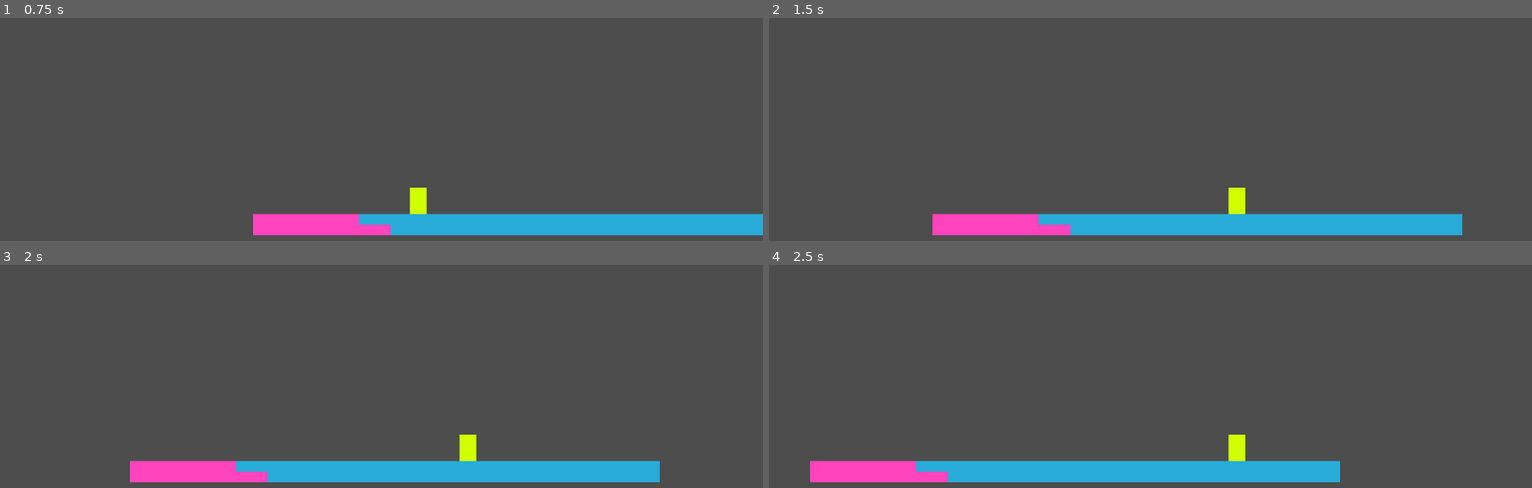
Above: before the commit, frames 1-4 (two rows, left to right).
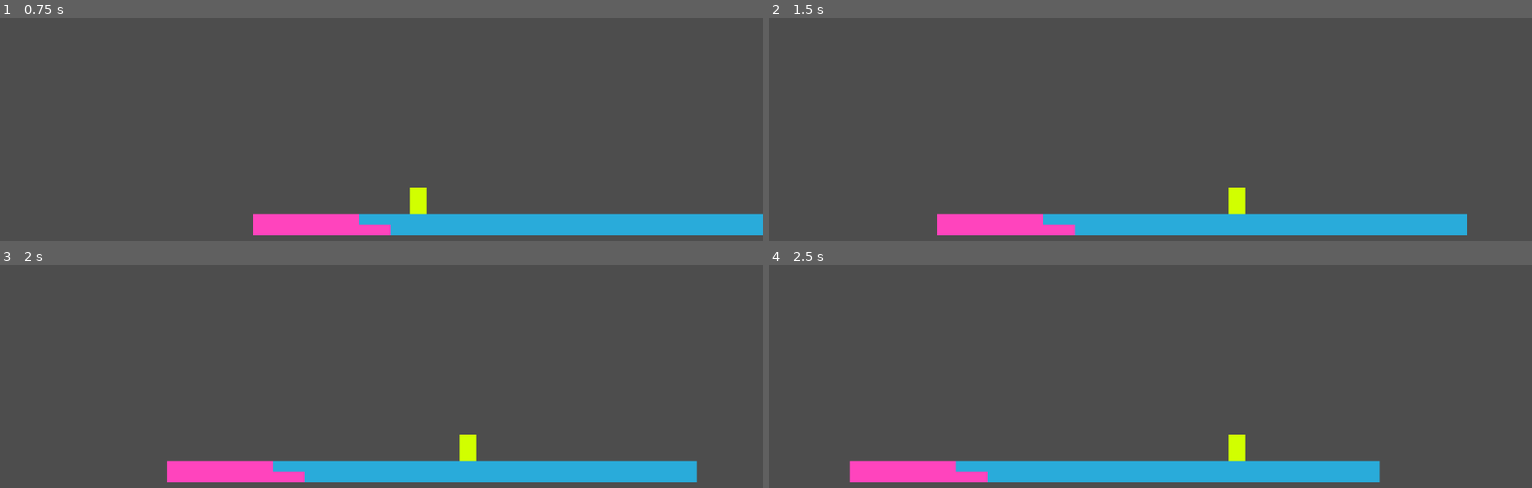
Above: after the commit, the same moments.

Repository: JamesJamesJamesJamesJamesJames/mining-game
Game: Godot game, scene res://Scenes/game.tscn
The game is run twice, just before and just after one commit, with the same random seed, the same clock (stepped at 60 frames per second) and the same inputs.
Inputs (mouse positions are in pixels of both pictures, inside the frame that each line leads up to):
- Up to frame 1 (0.75 s): tap Enter (ui_accept) at 0.5 s; move the mouse to (259, 218) at 0.52 s; press the mouse at (259, 218) at 0.53 s; hold D (move_right) from 0.53 s (still down)
- Up to frame 2 (1.5 s): tap W (jump) at 0.77 s; move the mouse to (975, 229) at 1.27 s; release D (move_right) at 1.28 s; release the mouse at (975, 229) at 1.28 s; hold S from 1.28 s (still down); click (975, 229) at 1.35 s
- Up to frame 3 (2 s): keep holding S; tap W (jump) at 1.52 s
- Up to frame 4 (2.5 s): move the mouse to (913, 465) at 2.02 s; release S at 2.03 s; hold D (move_right) from 2.03 s (still down); hold F from 2.03 s (still down); click (913, 465) at 2.3 s

Frame 1 is identical in both runs. In frame 2, 0.2% of the frame differs, in the area x 21-92%, y 87-98%; in frame 3, 1.5%; in frame 4, 1.6%, in the area x 5-81%, y 87-98%.

Commit message:
Fixed mining

Diff:
--- a/Scenes/Environment/Tiles/breakable.gd
+++ b/Scenes/Environment/Tiles/breakable.gd
@@ -12,6 +12,5 @@
 	# Test code to visualize breaking
 	var shade = remap(break_progress, 0, max_break, 1, 0)
 	breakable.modulate = Color(shade, shade, shade)
-	print(shade)
 
 	#break_progress += .1
--- a/Scenes/Units/Player/player.gd
+++ b/Scenes/Units/Player/player.gd
@@ -1,14 +1,24 @@
 extends CharacterBody2D
+
+@export_category("Mining")
+@export var mining_distance := 80
+@export var minecast_interval := .5
 
 func _ready() -> void:
 	return
 
 func _physics_process(delta: float) -> void:
 	if Input.is_action_pressed("mine"):
-		$MiningCast.target_position = get_local_mouse_position()
-		$MiningCast.enabled = true
+		$MineCast.enabled = true
+		$MineCast.target_position = Vector2(mining_distance, 0)
 
-		if $MiningCast.get_collider() == Global.curr_tile and Global.curr_tile:
-			Global.curr_tile.get_node("Breakable").break_progress += .1
+		var num_rotations = 360 / minecast_interval
+		while num_rotations != 0:
+			$MineCast.force_raycast_update()
+			if Global.curr_tile and $MineCast.get_collider() == Global.curr_tile:
+				Global.curr_tile.get_node("Breakable").break_progress += .1
+				break
+			$MineCast.target_position = $MineCast.target_position.rotated(minecast_interval)
+			num_rotations -= 1
 	else:
-		$MiningCast.enabled = false
+		$MineCast.enabled = false
--- a/Scenes/Units/Player/player.tscn
+++ b/Scenes/Units/Player/player.tscn
@@ -34,5 +34,5 @@
 SPEED = 300
 JUMP_VEL = 600
 
-[node name="MiningCast" type="RayCast2D" parent="."]
+[node name="MineCast" type="RayCast2D" parent="."]
 enabled = false
--- a/Scenes/Units/Player/player_movement.gd
+++ b/Scenes/Units/Player/player_movement.gd
@@ -4,6 +4,7 @@
 @export_category("Constants")
 @export var SPEED := 200
 @export var JUMP_VEL := 400
+@export var FRICTION := 1200
 @export var GRAVITY_MOD := 1
 
 @export_category("Settings")
@@ -23,7 +24,7 @@
 	elif Input.is_action_pressed("move_right"):
 		player.velocity.x = SPEED
 	elif player.is_on_floor():
-		player.velocity.x = move_toward(player.velocity.x, 0, 800 * delta)
+		player.velocity.x = move_toward(player.velocity.x, 0, FRICTION * delta)
 	if !player.is_on_floor():
 		player.velocity.y += GRAVITY * delta * GRAVITY_MOD
 	elif Input.is_action_just_pressed("jump") and player.is_on_floor():
